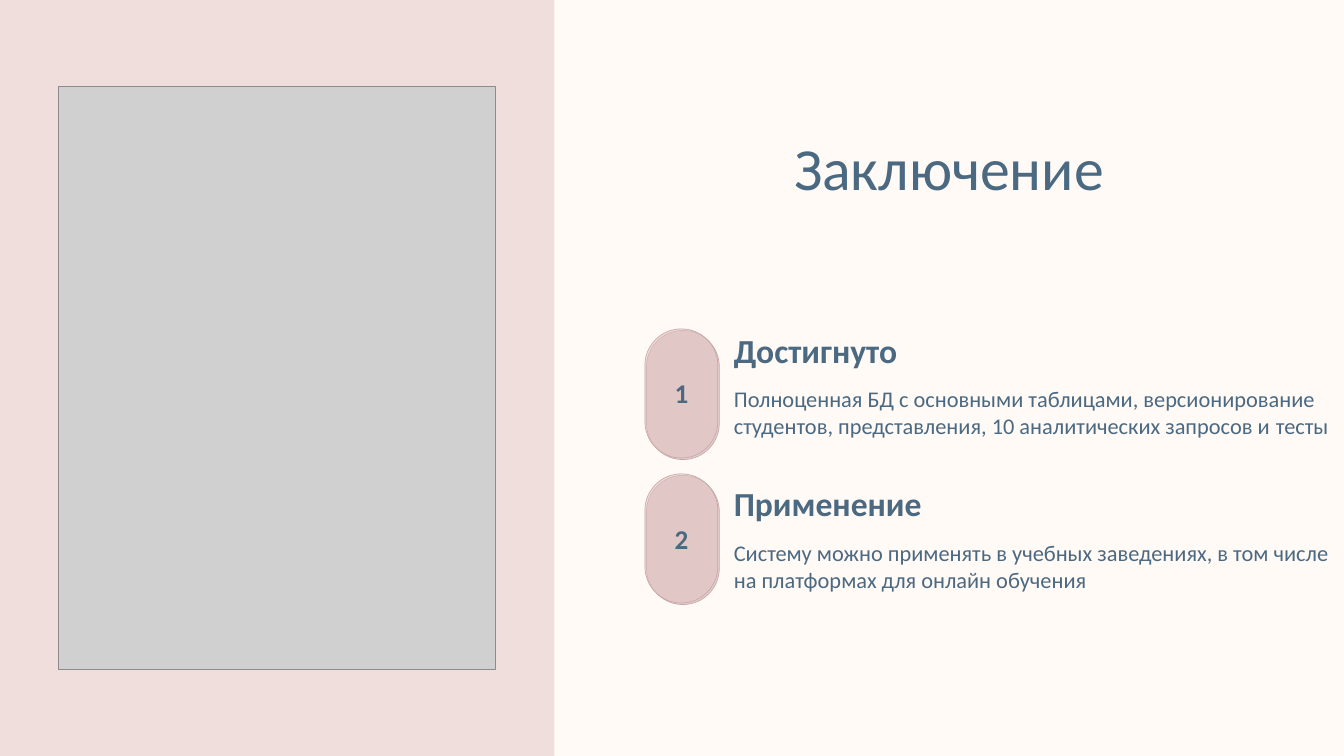
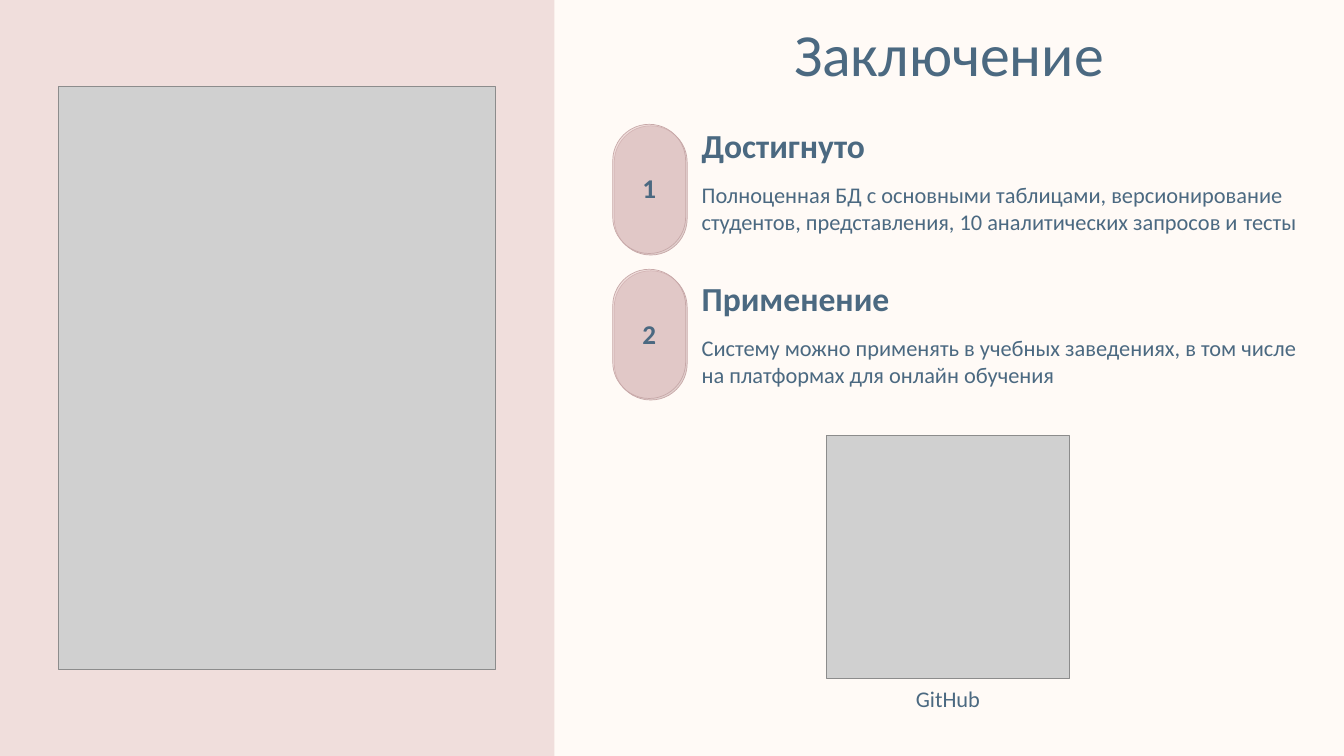
Before and after one commit to stager62/database_project, a slide deck: slide 7 of presentation.pptx. Drawn at 1344x756 pixels with LibreOffice and Linux fonts; fonts in the diff are those of the drawing; grey boxes stand for pictures; background and template pictures are left out. Boxes give left, top, right and bottom in pixels: in the first picture for what was removed or moved away, otherwise in the second. Text is boxed around its words. In the diff, an @@ line names an element or a change of style, - is before the commit and + after.

Commit message:
presentation_fix

```diff
--- a/presentation.pptx
+++ b/presentation.pptx
@@ text "Заключение": place and size @@
-text "Заключение" at (794,151,1104,191)
+text "Заключение" at (794,37,1104,77)
@@ 6 texts, 2 rounded rectangles: place and size @@
-6 texts, 2 rounded rectangles at (645,329,1329,603)
+6 texts, 2 rounded rectangles at (613,125,1297,398)
@@ picture added at (827,435,1070,679) @@
@@ text added at (916,691,980,707), 12 pt, text #4B6981 @@
+GitHub
```
